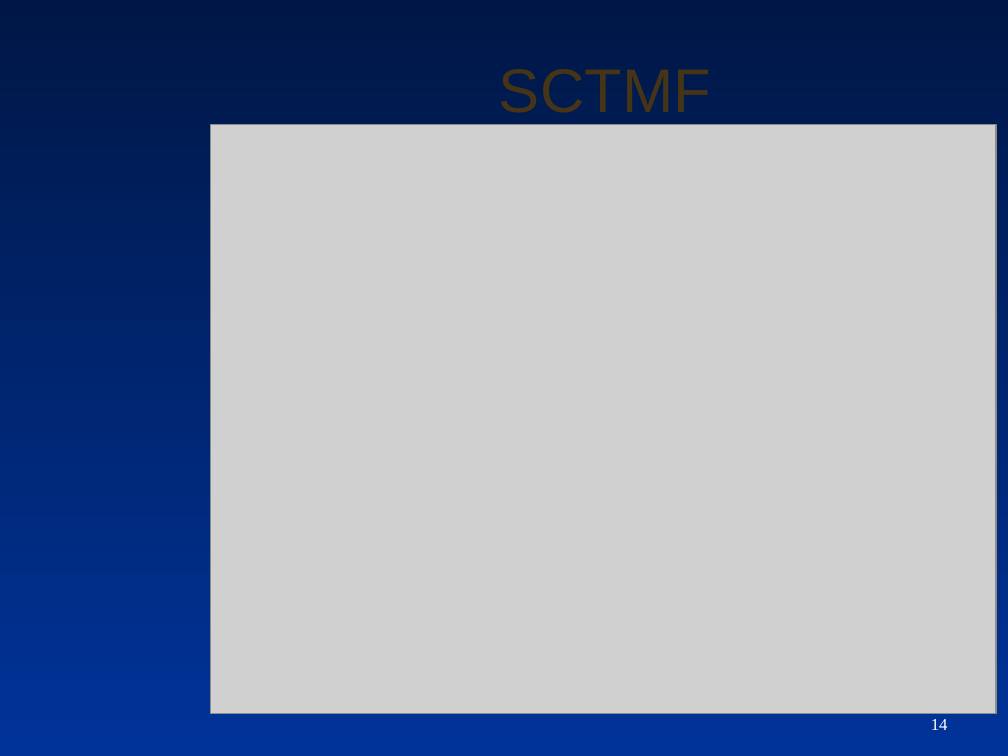
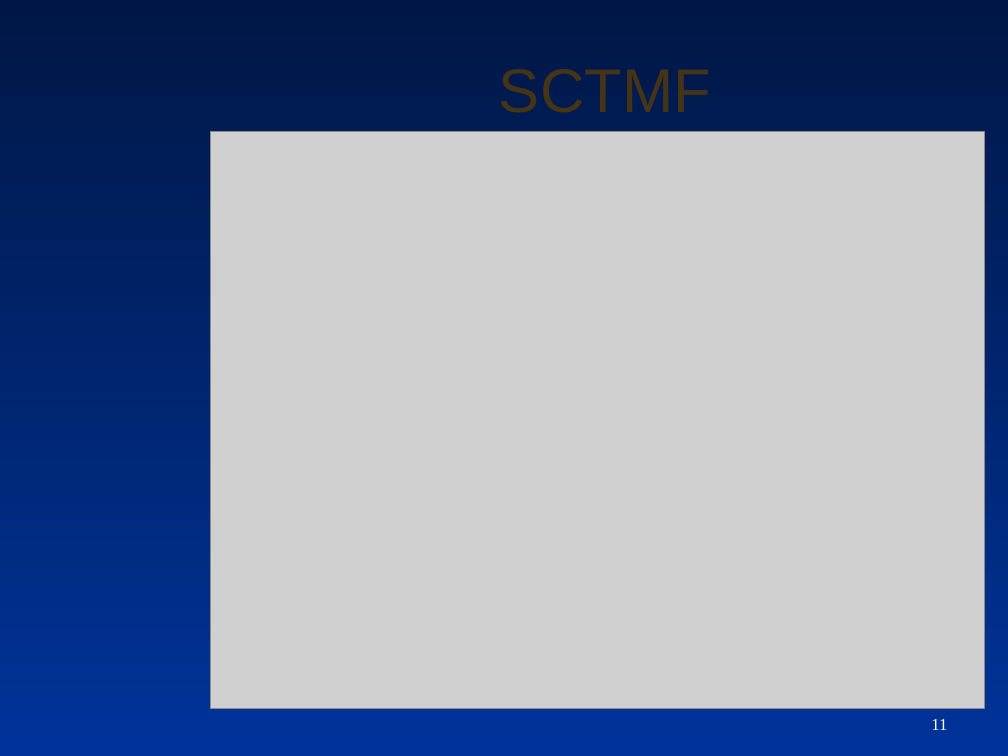
Before and after one commit to eduardoabreubg/sctmf, a slide deck: slide 11 of sctmf/documentation/ApresentaçãoEAIC_20070928.ppt (slide 14 before the commit). Drawn at 1008x756 pixels with LibreOffice and Linux fonts; fonts in the diff are those of the drawing; grey boxes stand for pictures; background and template pictures are left out. Boxes give left, top, right and bottom in pixels: in the first picture for what was removed or moved away, otherwise in the second. Text is boxed around its words. In the diff, an @@ line names an element or a change of style, - is before the commit and + after.

```diff
--- a/sctmf/documentation/ApresentaçãoEAIC_20070928.ppt
+++ b/sctmf/documentation/ApresentaçãoEAIC_20070928.ppt
@@ picture resized from (x1=211, y1=124, x2=997, y2=714) to (x1=211, y1=132, x2=985, y2=709) @@
@@ page number at (x1=931, y1=719, x2=947, y2=730): text changed @@
-14
+11
```
Also in this commit, not shown: 4 other slides changed, 2 slides added, 4 slides removed, 4 other files.
